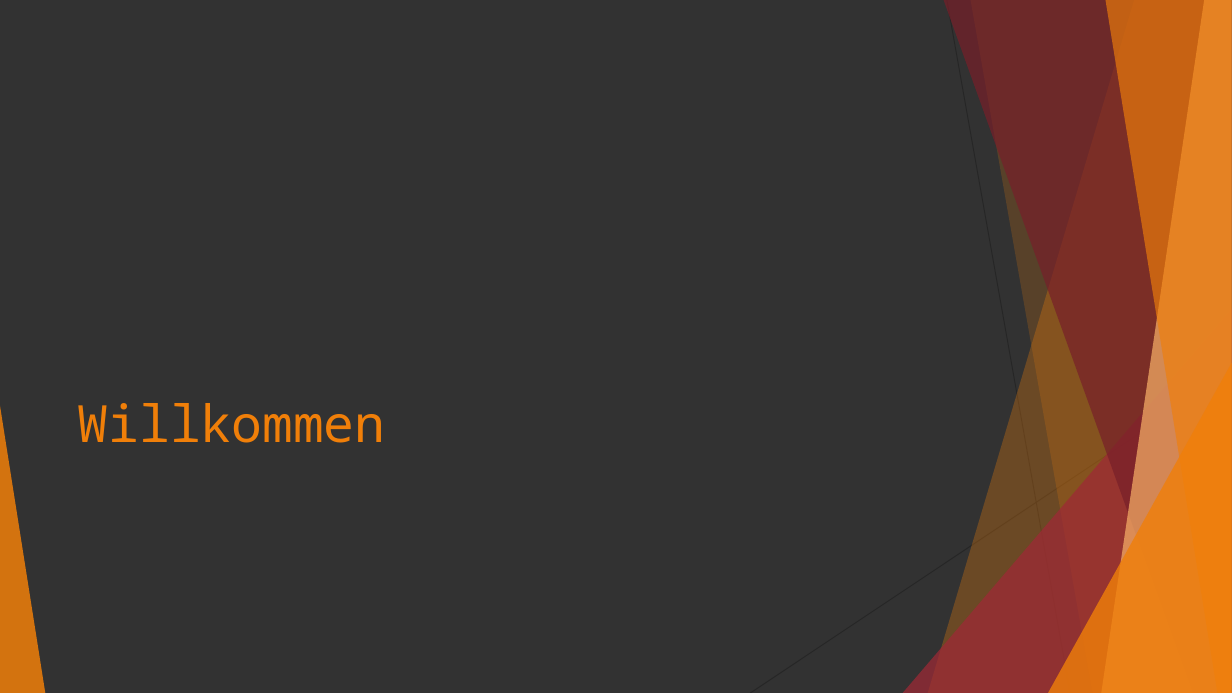
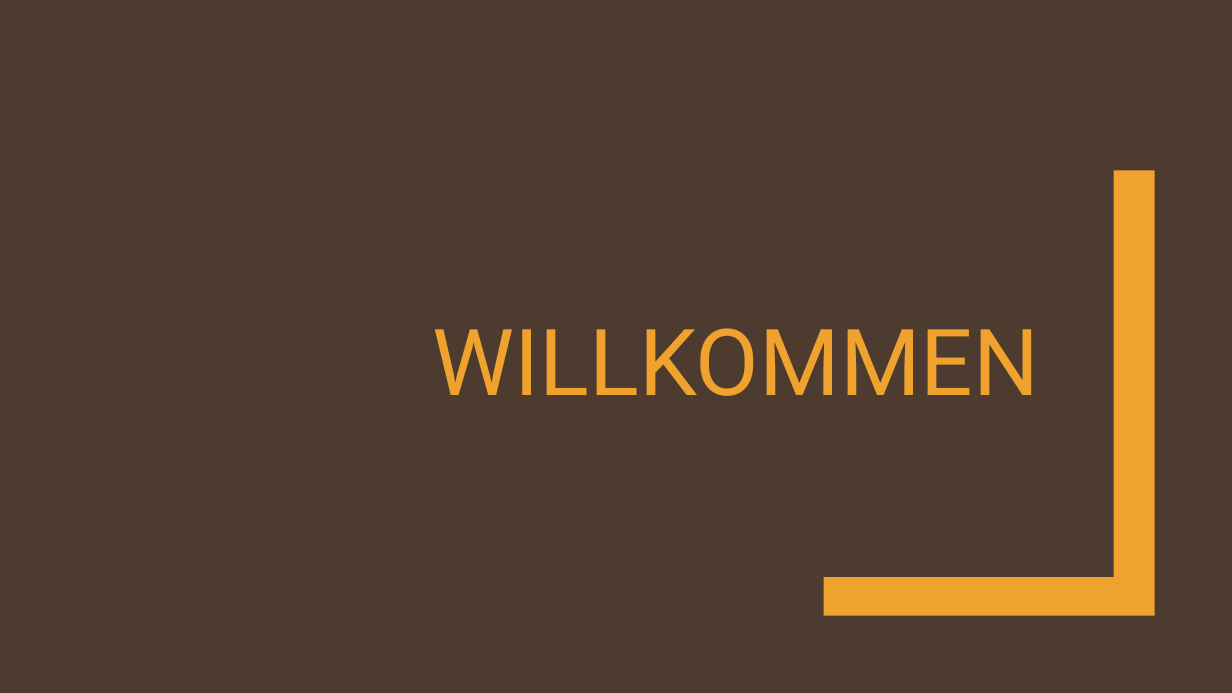
Before and after one commit to advocd/Workshop-Microbit-Python, a slide deck: slide 2 of internal/slides/Python-Workshop.pptx. Drawn at 1232x693 pixels with LibreOffice and Linux fonts; fonts in the diff are those of the drawing. Boxes give left, top, right and bottom in pixels: in the first picture for what was removed or moved away, otherwise in the second. Text is boxed around its words. In the diff, an @@ line names an element or a change of style, - is before the commit and + after.

```diff
--- a/internal/slides/Python-Workshop.pptx
+++ b/internal/slides/Python-Workshop.pptx
@@ background #323232 to #4E3B30 @@
@@ freeform shape added at [824,170,1155,616], fill #F0A22E @@
@@ title at [433,328,1039,396]: text changed; size 40 to 72 pt; font Noto Sans Mono to Roboto; text colour #F07F09 to #F0A22E @@
-Willkommen
+WILLKOMMEN
@@ group removed at [0,0,1232,693]: 5 freeform shapes, 3 triangles, 2 lines @@
```
Also in this commit, not shown: 7 other slides changed, 15 other files.
